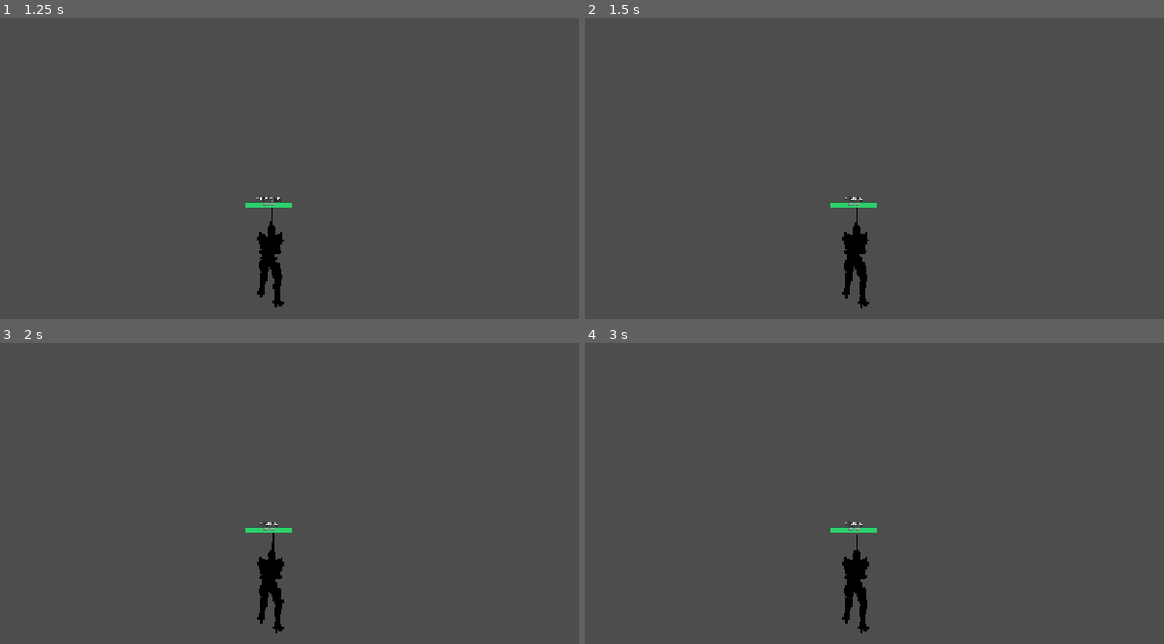
Above: before the commit, frames 1-4 (two rows, left to right).
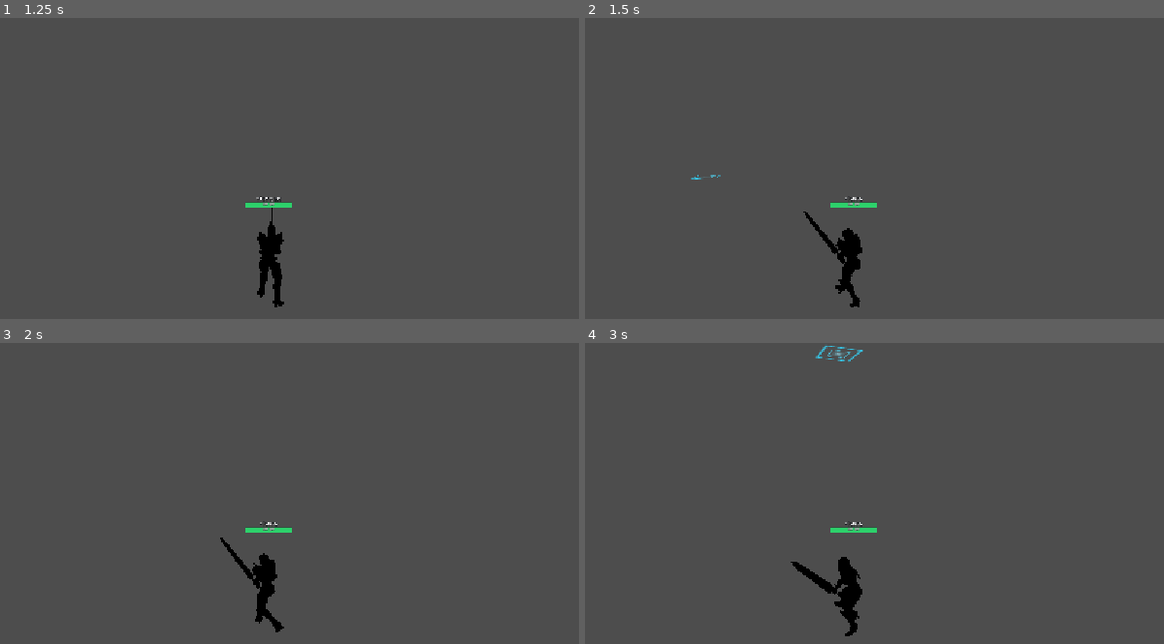
Above: after the commit, the same moments.

Repository: Lorenzo-Imvinkelried/rpgodot
Game: Godot game, scene res://scenes/player/player.tscn
Two runs of this game, one before a commit and one after it. Both use one fixed random seed, a clock stepped at 60 frames per second and the inputs below. This scene is started directly instead of the project's main scene.
Inputs (mouse positions are in pixels of both pictures, inside the frame that each line leads up to):
- Up to frame 1 (1.25 s): tap Enter at 0.5 s; move the mouse to (440, 213) at 0.52 s; hold D (move_right) from 0.53 s (still down); hold Shift (guard) from 0.53 s (still down); click (440, 213) at 0.67 s; tap Space (ui_select) at 0.77 s
- Up to frame 2 (1.5 s): release D (move_right) at 1.25 s; release Shift (guard) at 1.25 s; drag from (700, 258) to (outside the picture) at 1.27 s
- Up to frame 3 (2 s): no input
- Up to frame 4 (3 s): tap Space (ui_select) at 2 s; move the mouse to (932, 466) at 2.02 s; hold D (move_right) 2.03-2.75 s; tap C at 2.1 s; click (932, 466) at 2.17 s; tap Enter at 2.75 s; drag from (outside the picture) to (619, 496) at 2.77 s

Frame 1 is identical in both runs. In frame 2, 0.8% of the frame differs, in the area x 18-50%, y 52-97%; in frame 3, 0.7%; in frame 4, 1.1%, in the area x 35-50%, y 0-98%.

Commit message:
Añade movimiento por clic en el mundo y ajusta tamaño de tooltips
Permite desplazarse con clic izquierdo generando un rombo marcado en el suelo, cancelando el combate activo si estaba atacando. Desacopla y compacta los tooltips de ítems con top_level para evitar que cubran toda la mochila o panel de personaje.

Diff:
--- /dev/null
+++ b/scenes/player/ground_marker.tscn
@@ -0,0 +1,8 @@
+[gd_scene load_steps=2 format=3 uid="uid://ground_marker_821"]
+
+[ext_resource type="Script" path="res://scripts/player/ground_marker.gd" id="1_marker"]
+
+[node name="GroundMarker" type="Node3D"]
+visible = false
+top_level = true
+script = ExtResource("1_marker")
--- a/scenes/ui/character/character_panel.tscn
+++ b/scenes/ui/character/character_panel.tscn
@@ -110,4 +110,3 @@
 [node name="ItemTooltip" parent="." instance=ExtResource("2_tt")]
 unique_name_in_owner = true
 visible = false
-layout_mode = 2
--- a/scenes/ui/inventory/inventory_panel.tscn
+++ b/scenes/ui/inventory/inventory_panel.tscn
@@ -137,4 +137,3 @@
 [node name="ItemTooltip" parent="." instance=ExtResource("2_tt")]
 unique_name_in_owner = true
 visible = false
-layout_mode = 2
--- a/scenes/ui/item_tooltip.tscn
+++ b/scenes/ui/item_tooltip.tscn
@@ -17,10 +17,11 @@
 shadow_color = Color(0, 0, 0, 0.6)
 
 [node name="ItemTooltip" type="PanelContainer"]
-z_index = 110
-custom_minimum_size = Vector2(210, 0)
-offset_right = 210.0
-offset_bottom = 130.0
+top_level = true
+z_index = 120
+custom_minimum_size = Vector2(185, 0)
+offset_right = 185.0
+offset_bottom = 120.0
 mouse_filter = 2
 theme_override_styles/panel = SubResource("StyleBoxFlat_panel")
 script = ExtResource("1_tt")
--- /dev/null
+++ b/scripts/player/ground_marker.gd
@@ -0,0 +1,126 @@
+class_name GroundMarker
+extends Node3D
+
+## Responsabilidad: Marcador visual en el suelo con forma de rombo ("rombito marcado").
+## Proporciona respuesta visual instantánea al hacer click-to-move en el mundo 3D.
+## Desacoplado de la física del jugador, se ubica en coordenadas globales con top_level.
+
+@export var marker_color: Color = Color(0.2, 0.85, 1.0, 0.9)
+@export var base_scale: float = 0.9
+
+var _mesh_node: MeshInstance3D = null
+var _tween: Tween = null
+var _is_active: bool = false
+var _spin_angle: float = 0.0
+
+func _enter_tree() -> void:
+	top_level = true
+	visible = false
+
+func _ready() -> void:
+	top_level = true
+	visible = false
+	_build_visuals()
+
+func _build_visuals() -> void:
+	if _mesh_node != null:
+		return
+
+	_mesh_node = MeshInstance3D.new()
+	_mesh_node.name = "DiamondMesh"
+
+	var mesh := PlaneMesh.new()
+	mesh.size = Vector2(base_scale, base_scale)
+
+	var mat := StandardMaterial3D.new()
+	mat.shading_mode = StandardMaterial3D.SHADING_MODE_UNSHADED
+	mat.transparency = StandardMaterial3D.TRANSPARENCY_ALPHA
+	mat.cull_mode = BaseMaterial3D.CULL_DISABLED
+	mat.albedo_texture = _generate_diamond_texture()
+	mat.albedo_color = Color(1.0, 1.0, 1.0, 1.0)
+
+	_mesh_node.mesh = mesh
+	_mesh_node.material_override = mat
+
+	add_child(_mesh_node)
+
+func _process(delta: float) -> void:
+	if not _is_active or not visible:
+		return
+
+	# Giro suave y rítmico mientras esté activo
+	_spin_angle += delta * 1.5
+	if _mesh_node:
+		_mesh_node.rotation.y = sin(_spin_angle) * 0.2
+
+## Despliega el rombo en la posición del mundo indicada con animación pop-in
+func show_at(world_pos: Vector3) -> void:
+	_is_active = true
+	global_position = world_pos + Vector3(0, 0.03, 0)
+	visible = true
+
+	if _tween and _tween.is_valid():
+		_tween.kill()
+
+	scale = Vector3(0.15, 1.0, 0.15)
+	_tween = create_tween()
+	_tween.set_parallel(false)
+	_tween.tween_property(self, "scale", Vector3(1.15, 1.0, 1.15), 0.12).set_trans(Tween.TRANS_BACK).set_ease(Tween.EASE_OUT)
+	_tween.tween_property(self, "scale", Vector3(1.0, 1.0, 1.0), 0.08).set_trans(Tween.TRANS_SINE)
+
+## Desvanece el rombo cuando el jugador llega al destino o cancela el movimiento
+func fade_out() -> void:
+	if not _is_active and not visible:
+		return
+
+	_is_active = false
+	if _tween and _tween.is_valid():
+		_tween.kill()
+
+	_tween = create_tween()
+	_tween.set_parallel(true)
+	_tween.tween_property(self, "scale", Vector3(0.05, 1.0, 0.05), 0.14).set_trans(Tween.TRANS_QUAD).set_ease(Tween.EASE_IN)
+	_tween.chain().tween_callback(func():
+		visible = false
+		scale = Vector3.ONE
+	)
+
+## Genera proceduralmente una textura de rombo con borde de neón brillante, rombo secundario y centro de cristal
+func _generate_diamond_texture() -> ImageTexture:
+	var dim := 128
+	var img := Image.create(dim, dim, false, Image.FORMAT_RGBA8)
+	var center := Vector2(dim * 0.5, dim * 0.5)
+	var radius := dim * 0.44
+
+	for y in range(dim):
+		for x in range(dim):
+			var p := Vector2(x + 0.5, y + 0.5)
+			# Distancia Manhattan para forma geométrica de rombo exacto
+			var m_dist := absf(p.x - center.x) + absf(p.y - center.y)
+			var d := m_dist / radius
+			var pixel_col := Color(0, 0, 0, 0)
+
+			# Borde exterior del rombo
+			if d >= 0.80 and d <= 1.0:
+				var edge_alpha := 1.0 - absf(d - 0.90) / 0.10
+				pixel_col = marker_color
+				pixel_col.a = clampf(edge_alpha * 0.95, 0.0, 1.0)
+			# Anillo / borde interior concéntrico
+			elif d >= 0.42 and d <= 0.54:
+				var mid_alpha := 1.0 - absf(d - 0.48) / 0.06
+				pixel_col = marker_color.lightened(0.15)
+				pixel_col.a = clampf(mid_alpha * 0.75, 0.0, 1.0)
+			# Relleno interior translúcido
+			elif d < 0.42:
+				var fill_alpha := (1.0 - d / 0.42) * 0.35
+				pixel_col = marker_color.lightened(0.3)
+				pixel_col.a = fill_alpha
+
+			# Punto de destello central brillante
+			if d < 0.18:
+				var core_alpha := (1.0 - d / 0.18)
+				pixel_col = pixel_col.lerp(Color(1.0, 1.0, 1.0, 0.95), core_alpha * 0.85)
+
+			img.set_pixel(x, y, pixel_col)
+
+	return ImageTexture.create_from_image(img)
--- a/scripts/player/player.gd
+++ b/scripts/player/player.gd
@@ -6,6 +6,7 @@
 ## Cámara libre con click derecho sin alterar la dirección de marcha y con cursor siempre visible.
 
 const DEFAULT_CONFIG = preload("res://resources/player/default_player_config.tres")
+const GroundMarkerScript = preload("res://scripts/player/ground_marker.gd")
 
 @export var config: PlayerConfig = DEFAULT_CONFIG
 @export var is_moving: bool = false
@@ -28,6 +29,13 @@
 var _dash_velocity: Vector3 = Vector3.ZERO
 var _was_space_pressed: bool = false
 
+# Variables y componentes de Click-to-Move (desplazamiento guiado por ratón)
+var _ground_marker: Node3D = null
+var _has_click_move: bool = false
+var _click_move_target: Vector3 = Vector3.ZERO
+var _stuck_timer: float = 0.0
+var _last_pos: Vector3 = Vector3.ZERO
+
 func _enter_tree() -> void:
 	var peer_id := name.to_int()
 	if peer_id <= 0:
@@ -48,6 +56,11 @@
 	_prev_global_pos = global_position
 	visuals.update_animation(is_moving, 0.0)
 
+	if is_local:
+		var marker_scene := preload("res://scenes/player/ground_marker.tscn")
+		_ground_marker = marker_scene.instantiate() as Node3D
+		add_child(_ground_marker)
+
 	if combat_target:
 		combat_target.died.connect(_on_player_died)
 
@@ -90,8 +103,40 @@
 func set_combat_target(target: Node3D) -> void:
 	if is_inside_tree() and multiplayer.has_multiplayer_peer() and not is_multiplayer_authority():
 		return
+	clear_click_move()
 	if combat_controller:
 		combat_controller.set_target(target)
+
+## Inicia el desplazamiento guiado hacia un punto del suelo (Click-to-Move)
+func move_to_ground_position(target_pos: Vector3) -> void:
+	if not is_multiplayer_authority():
+		return
+
+	# Si se encontraba en combate activo o aproximándose, cancelarlo inmediatamente
+	if combat_controller and combat_controller.is_active():
+		combat_controller.clear_target()
+
+	_click_move_target = target_pos
+	_has_click_move = true
+	_stuck_timer = 0.0
+	_last_pos = global_position
+
+	if _ground_marker:
+		_ground_marker.show_at(target_pos)
+
+## Cancela el desplazamiento guiado y oculta el marcador visual del suelo
+func clear_click_move() -> void:
+	if _has_click_move:
+		_has_click_move = false
+		_stuck_timer = 0.0
+		if _ground_marker:
+			_ground_marker.fade_out()
+
+func has_click_move() -> bool:
+	return _has_click_move
+
+func get_click_move_target() -> Vector3:
+	return _click_move_target
 
 func _process(delta: float) -> void:
 	if visuals:
@@ -140,6 +185,7 @@
 	if status_ctrl and status_ctrl.has_method("is_stunned") and status_ctrl.is_stunned():
 		if combat_target and combat_target.is_guarding:
 			combat_target.is_guarding = false
+		clear_click_move()
 		_dash_timer = 0.0
 		velocity.x = 0.0
 		velocity.z = 0.0
@@ -217,6 +263,7 @@
 			combat_target.trigger_invulnerability(dash_dur)
 		if combat_controller and combat_controller.is_active():
 			combat_controller.clear_target()
+		clear_click_move()
 
 		velocity.x = _dash_velocity.x
 		velocity.z = _dash_velocity.z
@@ -224,13 +271,16 @@
 		move_and_slide()
 		return
 
-	# Cancelar combate automático si el jugador presiona manualmente cualquier tecla de movimiento
+	# Cancelar combate automático y click-to-move si el jugador presiona manualmente cualquier tecla de movimiento
 	var has_manual_input := (turn_input != 0.0 or forward_input != 0.0)
-	if has_manual_input and combat_controller and combat_controller.is_active():
-		combat_controller.clear_target()
+	if has_manual_input:
+		if combat_controller and combat_controller.is_active():
+			combat_controller.clear_target()
+		clear_click_move()
 
 	# Auto-aproximación hacia el objetivo de combate (directo, en línea recta y sin alterar la cámara)
 	if not has_manual_input and combat_controller and combat_controller.is_approaching():
+		clear_click_move()
 		var approach_dir := combat_controller.get_approach_direction()
 		if approach_dir != Vector3.ZERO:
 			# Orientación directa hacia el objetivo
@@ -245,11 +295,49 @@
 
 	# Si está en rango atacando, frenar en seco inmediatamente para dar los golpes
 	if not has_manual_input and combat_controller and combat_controller.is_attacking():
+		clear_click_move()
 		velocity.x = 0.0
 		velocity.z = 0.0
 		is_moving = false
 		move_and_slide()
 		return
+
+	# Desplazamiento guiado por ratón hacia el punto marcado (Click-to-Move)
+	if not has_manual_input and _has_click_move:
+		var diff := _click_move_target - global_position
+		diff.y = 0.0
+		var dist := diff.length()
+		var arrival_dist := 0.35
+
+		# Detección de atascamiento contra obstáculos
+		if is_on_wall() and global_position.distance_squared_to(_last_pos) < 0.0001:
+			_stuck_timer += delta
+			if _stuck_timer > 0.4:
+				clear_click_move()
+				velocity.x = 0.0
+				velocity.z = 0.0
+				is_moving = false
+				move_and_slide()
+				return
+		else:
+			_stuck_timer = 0.0
+		_last_pos = global_position
+
+		if dist <= arrival_dist:
+			clear_click_move()
+			velocity.x = 0.0
+			velocity.z = 0.0
+			is_moving = false
+			move_and_slide()
+			return
+		else:
+			var move_dir := diff / dist
+			rotation.y = atan2(-move_dir.x, -move_dir.z)
+			velocity.x = move_dir.x * config.forward_speed * move_speed_mult
+			velocity.z = move_dir.z * config.forward_speed * move_speed_mult
+			is_moving = true
+			move_and_slide()
+			return
 
 	if turn_input != 0.0:
 		var turn_delta := turn_input * config.turn_speed * delta
--- a/scripts/player/player_camera.gd
+++ b/scripts/player/player_camera.gd
@@ -61,7 +61,7 @@
 		if event.pressed and UIManager.is_mouse_over_ui(get_tree()):
 			return
 
-		# Click Izquierdo: Seleccionar objetivo en el mundo 3D (mobs, dummies, jugadores)
+		# Click Izquierdo: Seleccionar objetivo en el mundo 3D (mobs, dummies, jugadores) o Moverse (Click-to-Move)
 		if event.button_index == MOUSE_BUTTON_LEFT and event.pressed:
 			var parent_node := get_parent() as Node3D
 			var exclude: Array[RID] = []
@@ -72,6 +72,13 @@
 			if hit_target != null and parent_node and parent_node.has_method("set_combat_target"):
 				parent_node.set_combat_target(hit_target)
 				return
+
+			# Si no es un objetivo atacable, raycast al suelo del mundo para desplazarse hasta allí
+			if parent_node and parent_node.has_method("move_to_ground_position"):
+				var ground_pos := _raycast_ground_position(event.position, exclude)
+				if ground_pos != Vector3.INF:
+					parent_node.move_to_ground_position(ground_pos)
+					return
 
 		elif event.button_index == MOUSE_BUTTON_RIGHT:
 			if event.pressed:
@@ -147,3 +154,34 @@
 
 func _apply_rotation() -> void:
 	rotation = Vector3(current_pitch, current_yaw, 0.0)
+
+## Proyecta un rayo desde la posición del cursor de la pantalla hacia el suelo del mundo 3D
+func _raycast_ground_position(screen_pos: Vector2, exclude: Array[RID]) -> Vector3:
+	if camera == null or not camera.is_inside_tree():
+		return Vector3.INF
+	var space_state := camera.get_world_3d().direct_space_state
+	if space_state == null:
+		return Vector3.INF
+
+	var ray_origin := camera.project_ray_origin(screen_pos)
+	var ray_dir := camera.project_ray_normal(screen_pos)
+	var ray_end := ray_origin + ray_dir * 250.0
+
+	var query := PhysicsRayQueryParameters3D.create(ray_origin, ray_end)
+	query.exclude = exclude
+	query.collide_with_bodies = true
+	query.collide_with_areas = false
+
+	var hit := space_state.intersect_ray(query)
+	if not hit.is_empty():
+		return hit.position
+
+	# Fallback: Intersección con el plano horizontal a la altura de los pies del jugador
+	var parent_node := get_parent() as Node3D
+	var floor_y := parent_node.global_position.y if parent_node else 0.0
+	var ground_plane := Plane(Vector3.UP, floor_y)
+	var plane_hit = ground_plane.intersects_ray(ray_origin, ray_dir)
+	if plane_hit != null:
+		return plane_hit
+
+	return Vector3.INF
--- a/scripts/ui/item_tooltip.gd
+++ b/scripts/ui/item_tooltip.gd
@@ -11,6 +11,8 @@
 @onready var value_label: Label = %ValueLabel
 
 func _ready() -> void:
+	top_level = true
+	z_index = 120
 	hide()
 	mouse_filter = MOUSE_FILTER_IGNORE
 
@@ -90,18 +92,19 @@
 
 func _update_smart_position(mouse_pos: Vector2) -> void:
 	reset_size()
+	var tooltip_size := get_combined_minimum_size()
+	size = tooltip_size
 	var vp_size := get_viewport_rect().size
-	var tooltip_size := size
 
-	var target_x := mouse_pos.x + 14.0
-	var target_y := mouse_pos.y + 14.0
+	var target_x := mouse_pos.x + 12.0
+	var target_y := mouse_pos.y + 12.0
 
 	# Clamping horizontal (desplegar a la izquierda si no cabe a la derecha)
 	if target_x + tooltip_size.x > vp_size.x - 10.0:
-		target_x = mouse_pos.x - tooltip_size.x - 14.0
+		target_x = mouse_pos.x - tooltip_size.x - 12.0
 
 	# Clamping vertical (desplegar hacia arriba si no cabe abajo)
 	if target_y + tooltip_size.y > vp_size.y - 10.0:
-		target_y = mouse_pos.y - tooltip_size.y - 14.0
+		target_y = mouse_pos.y - tooltip_size.y - 12.0
 
 	global_position = Vector2(maxf(10.0, target_x), maxf(10.0, target_y))
--- /dev/null
+++ b/tests/gameplay/test_click_to_move.gd
@@ -0,0 +1,118 @@
+@tool
+extends SceneTree
+
+## Suite de verificación automatizada para el sistema Click-to-Move, Rombo Marcado en el suelo
+## e inspección de Tooltip compacto desacoplado.
+
+const GroundMarkerScript = preload("res://scripts/player/ground_marker.gd")
+const ItemTooltipScript = preload("res://scripts/ui/item_tooltip.gd")
+
+func _init() -> void:
+	print("\n--- INICIANDO TEST SUITE: Click-to-Move & Ground Marker & Tooltip Sizing ---")
+	_run_tests()
+
+func _run_tests() -> void:
+	# 1. Verificación del componente GroundMarker (Rombo Marcado)
+	var marker_scene := load("res://scenes/player/ground_marker.tscn") as PackedScene
+	assert(marker_scene != null, "scenes/player/ground_marker.tscn debe cargar")
+
+	var marker: Node3D = marker_scene.instantiate()
+	root.add_child(marker)
+	await process_frame
+	assert(marker.top_level, "GroundMarker debe tener top_level = true")
+	assert(not marker.visible, "GroundMarker debe iniciar oculto")
+
+	marker.show_at(Vector3(5.0, 0.0, 10.0))
+	assert(marker.visible, "GroundMarker.show_at debe hacerlo visible")
+	assert(is_equal_approx(marker.global_position.x, 5.0), "Posición X del rombo incorrecta")
+	assert(is_equal_approx(marker.global_position.z, 10.0), "Posición Z del rombo incorrecta")
+
+	marker.fade_out()
+	marker.queue_free()
+	print("[OK] Prueba 1: GroundMarker (Carga de escena, top_level, show_at, fade_out) verificado.")
+
+	# 2. Verificación de Player e inicio de Click-to-Move
+	var player_scene := load("res://scenes/player/player.tscn") as PackedScene
+	assert(player_scene != null, "scenes/player/player.tscn debe cargar")
+
+	var player := player_scene.instantiate() as Player
+	player.name = "1"
+	root.add_child(player)
+
+	await process_frame
+	await process_frame
+
+	assert(not player.has_click_move(), "Player debe iniciar sin click-to-move activo")
+
+	var destination := Vector3(10.0, 0.0, 0.0)
+	player.move_to_ground_position(destination)
+	assert(player.has_click_move(), "move_to_ground_position debe activar has_click_move")
+	assert(player.get_click_move_target() == destination, "Target de click-to-move incorrecto")
+	print("[OK] Prueba 2: Activación de Click-to-Move en Player verificado.")
+
+	# 3. Cancelación de combate al hacer clic en el suelo
+	var dummy := Node3D.new()
+	var ct := CombatTarget.new()
+	ct.name = "CombatTarget"
+	dummy.add_child(ct)
+	root.add_child(dummy)
+
+	player.set_combat_target(dummy)
+	assert(not player.has_click_move(), "Asignar combat target debe limpiar click-to-move previo")
+	assert(player.combat_controller.is_active(), "CombatController debe estar activo al asignar target")
+
+	# Clic en el suelo: debe cancelar el combate inmediatamente y comenzar a caminar hacia allí
+	player.move_to_ground_position(Vector3(-5.0, 0.0, 5.0))
+	assert(player.has_click_move(), "Debe activar click-to-move hacia el nuevo destino")
+	assert(not player.combat_controller.is_active(), "Clic en el suelo DEBE cancelar el combate activo inmediatamente")
+	print("[OK] Prueba 3: Clic en el suelo cancela el ataque/combate activo inmediatamente.")
+
+	# 4. Desplazamiento por física y llegada a destino
+	player.global_position = Vector3(0.0, 0.0, 0.0)
+	player.move_to_ground_position(Vector3(2.0, 0.0, 0.0))
+
+	# Simular un frame de física: debe avanzar hacia la coordenada
+	player._process_movement(0.1)
+	assert(player.is_moving, "Player debe marcar is_moving = true al avanzar por click-to-move")
+	assert(player.velocity.x > 0.0, "Velocidad X debe ser positiva apuntando al destino")
+
+	# Simular llegada al destino (colocando la posición dentro del rango de frenado arrival_dist = 0.35)
+	player.global_position = Vector3(1.95, 0.0, 0.0)
+	player._process_movement(0.1)
+	assert(not player.has_click_move(), "Al llegar al destino debe limpiarse click-to-move")
+	assert(not player.is_moving, "Al llegar al destino debe frenar")
+	assert(is_zero_approx(player.velocity.x) and is_zero_approx(player.velocity.z), "Velocidad horizontal debe ser 0 al llegar")
+	print("[OK] Prueba 4: Navegación física, detección de llegada y frenado verificado.")
+
+	# 5. Cancelación de Click-to-Move con input manual (clear_click_move)
+	player.move_to_ground_position(Vector3(20.0, 0.0, 20.0))
+	assert(player.has_click_move(), "Debe iniciar navegación a destino lejano")
+	player.clear_click_move()
+	assert(not player.has_click_move(), "clear_click_move debe cancelar la navegación")
+	print("[OK] Prueba 5: Interrupción y limpieza de click-to-move verificado.")
+
+	# 6. Verificación de Tooltip compacto con top_level = true
+	var tt_scene := load("res://scenes/ui/item_tooltip.tscn") as PackedScene
+	assert(tt_scene != null, "scenes/ui/item_tooltip.tscn debe cargar")
+
+	var tooltip: Control = tt_scene.instantiate()
+	root.add_child(tooltip)
+	assert(tooltip.top_level, "ItemTooltip debe tener top_level = true para no expandirse al área del panel")
+
+	var test_sword := ItemData.create_weapon("Espada Probeta", 50, 5, ItemData.ItemRarity.EPIC)
+	tooltip.display_item(test_sword, Vector2(100, 100))
+
+	assert(tooltip.visible, "display_item debe hacer visible el tooltip")
+	assert(tooltip.size.x < 250.0, "Ancho del tooltip debe ser compacto (< 250px), valor actual: %f" % tooltip.size.x)
+	assert(tooltip.size.y < 220.0, "Alto del tooltip debe ser compacto (< 220px), valor actual: %f" % tooltip.size.y)
+	assert(tooltip.global_position.x >= 100.0, "Posición X del tooltip debe acompañar al ratón")
+
+	tooltip.hide()
+	tooltip.queue_free()
+	print("[OK] Prueba 6: ItemTooltip (top_level = true, dimensiones compactas) verificado exitosamente.")
+
+	dummy.queue_free()
+	player.queue_free()
+
+	print("\n--- TODAS LAS PRUEBAS DE CLICK-TO-MOVE Y TOOLTIP PASARON EXITOSAMENTE (6/6) ---\n")
+	quit(0)
Not shown, added: scripts/player/ground_marker.gd.uid
Not shown, added: tests/gameplay/test_character_equipment.gd.uid
Not shown, added: tests/gameplay/test_click_to_move.gd.uid
